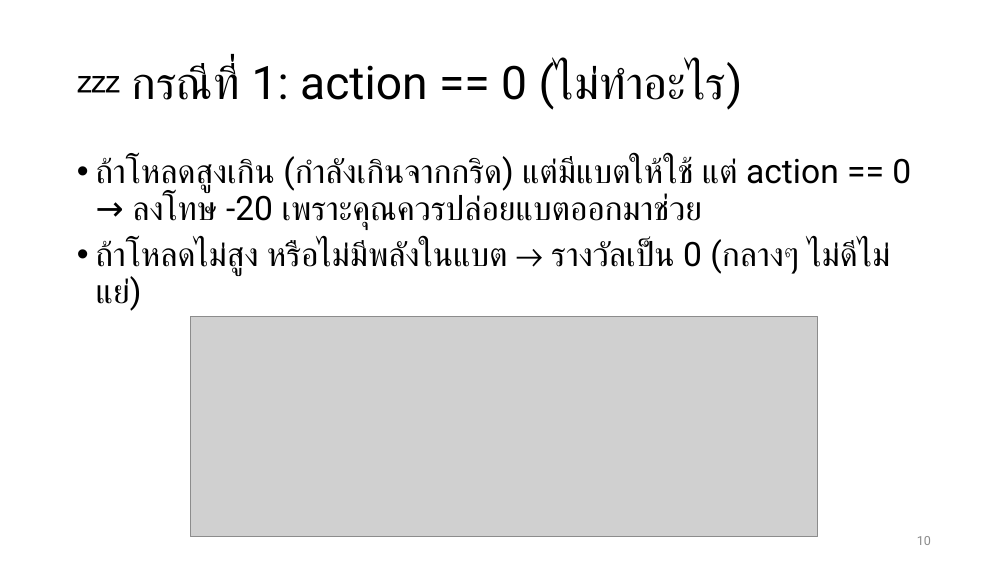
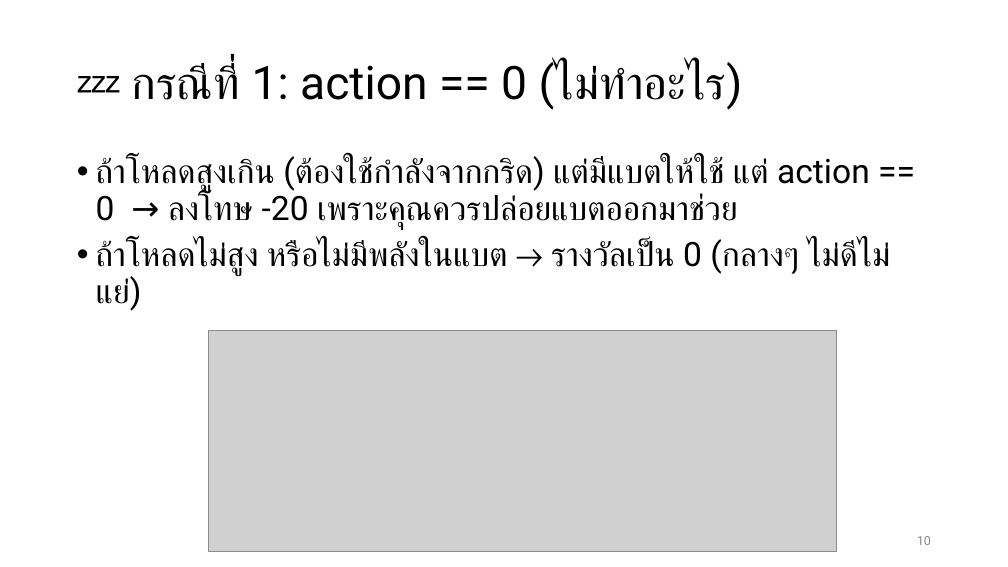
Before and after one commit to DrHammerhead/SoC-estimation, a slide deck: slide 10 of RL_Q_learning BESS 4june25.pptx. Drawn at 1008x567 pixels with LibreOffice and Linux fonts; fonts in the diff are those of the drawing; grey boxes stand for pictures. Boxes give left, top, right and bottom in pixels: in the first picture for what was removed or moved away, otherwise in the second. Text is boxed around its words. In the diff, an @@ line names an element or a change of style, - is before the commit and + after.

```diff
--- a/RL_Q_learning BESS 4june25.pptx
+++ b/RL_Q_learning BESS 4june25.pptx
@@ text at (96,153,870,229): text changed @@
-• ถ้าโหลดสูงเกิน (กำลังเกินจากกริด) แต่มีแบตให้ใช้ แต่ action == 0 → ลงโทษ -20 เพราะคุณควรปล่อยแบตออกมาช่วย
+• ถ้าโหลดสูงเกิน (ต้องใช้กำลังจากกริด) แต่มีแบตให้ใช้ แต่ action == 0 → ลงโทษ -20 เพราะคุณควรปล่อยแบตออกมาช่วย
@@ picture: place and size @@
-picture at (191,316,818,537)
+picture at (209,331,836,552)
```
Also in this commit, not shown: 4 other slides changed.
